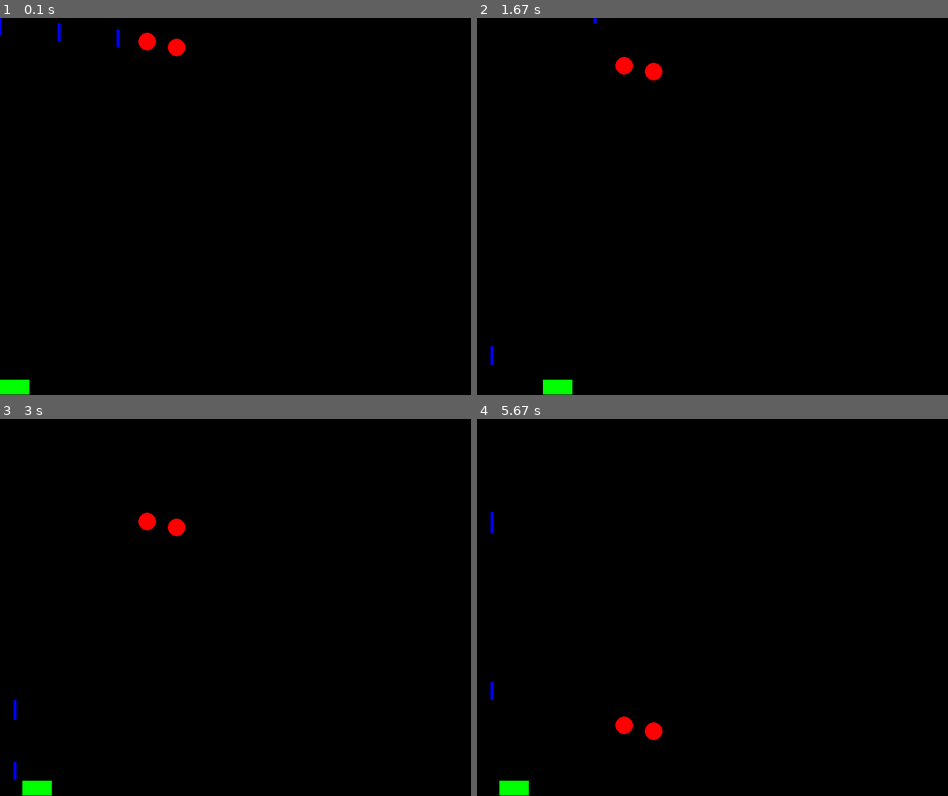
Above: before the commit, frames 1-4 (two rows, left to right).
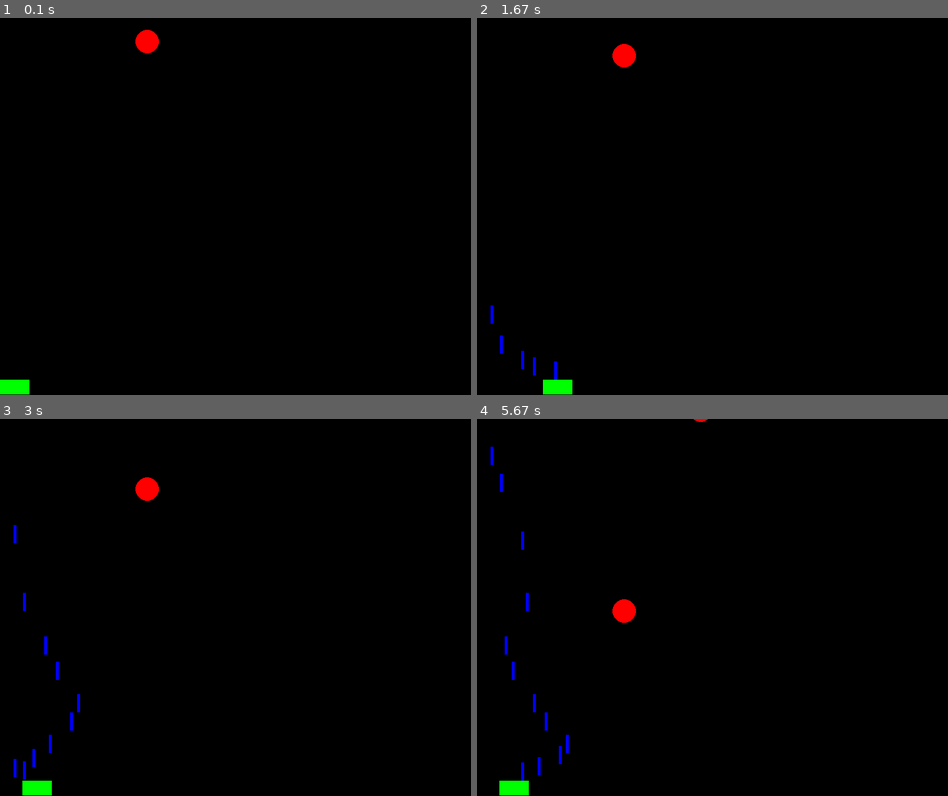
Above: after the commit, the same moments.

Repository: aligneddata/try-pygame
Game: pygame game, started from airdefense.py
Two runs of this game, one before a commit and one after it. Both use one fixed random seed, a clock stepped at 60 frames per second and the inputs below.
Inputs:
- Up to frame 1 (0.1 s): no input
- Up to frame 2 (1.67 s): tap Space at 0.33, 0.73, 1.03, 1.23, 1.53 s; hold Right 0.67-1.13 s; hold Right 1.17-1.63 s
- Up to frame 3 (3 s): hold Left 1.67-2.2 s; tap Space at 1.73, 2.03, 2.3, 2.6, 2.73 s; hold Left 2.23-2.63 s; hold Right from 2.67 s (still down)
- Up to frame 4 (5.67 s): tap Space at 3.03, 3.4, 3.7, 3.9, 4.2, 4.4, 4.7, 4.9, 5.2, 5.47 s; release Right at 3.3 s; hold Left 3.33-3.8 s; hold Right 3.83-4.3 s; hold Right 4.33-4.8 s; hold Left 4.83-5.37 s; hold Left from 5.4 s (still down)

The runs differ from the first frame. In frame 1, 0.3% of the frame differs, in the area x 0-40%, y 0-11%; in frame 2, 0.6%; in frame 3, 0.8%; in frame 4, 1.0%, in the area x 2-49%, y 0-96%.

Commit message:
GA as a working game

Diff:
--- a/airdefense.py
+++ b/airdefense.py
@@ -1,5 +1,12 @@
 import pygame
 import datetime
+import random
+
+
+def get_diff_in_seconds(dt1, dt2):
+    dt_delta = dt2 - dt1
+    return dt_delta.seconds + dt_delta.microseconds / 10**6
+
 
 class Global:
     screen_width = 800
@@ -7,76 +14,124 @@
 
 
 class Bomb:
-    radius = 15
+    radius = 20
     color = (255, 0, 0)
-    speed = 0.5  # number of pixels per 1000ms
+    speed = .3  # number of pixels per 1000ms
 
     def __init__(self, x, y):
         self.x = x
         self.y = y
         self.created_at = datetime.datetime.now()
+        self.annihilated = False
 
     def adjust_position(self):
         new_time = datetime.datetime.now()
-        time_diff = new_time - self.created_at
-        self.y += Bomb.speed * (time_diff.total_seconds() * 1000) / 1000
-
-    def draw(self, screen):
-        self.adjust_position()
-        pygame.draw.circle(screen, Bomb.color, (self.x, self.y), self.radius)
+        self.y += Bomb.speed * get_diff_in_seconds(self.created_at, new_time)
+        #print(f"Bomb position: {str(new_time)} x={self.x} y={self.y} an={self.annihilated}")
+
+    def in_screen(self):
+        if self.y - Bomb.radius > Global.screen_height:  # upper point is lower than the screen bottom
+            return False
+        if self.y + Bomb.radius < 0:  # bottom point is higher than the screen top
+            return False
+        return True
+
+    def draw(self, screen):
+        if self.in_screen() and not self.annihilated:
+            pygame.draw.circle(screen, Bomb.color, (self.x, self.y), self.radius)
+            self.adjust_position()
 
 
 class BombList:
+    bomb_creation_speed = .4  # number of new bombs per second
+
     def __init__(self):
         self.bombs = []
         bomb1 = Bomb(250, 40)
-        bomb2 = Bomb(300, 50)
         self.bombs.append(bomb1)
-        self.bombs.append(bomb2)
+        self.created_at = datetime.datetime.now()
 
     def draw(self, screen):
         for bomb in self.bombs:
             bomb.draw(screen)
+
+
+    def generate_bomb(self):
+        new_time = datetime.datetime.now()
+        expected_number = get_diff_in_seconds(self.created_at, new_time) * BombList.bomb_creation_speed
+        #print(f"Expected {expected_number} Actual {len(self.bombs)}")
+        for i in range(int(expected_number) - len(self.bombs)):
+            x = random.randint(Bomb.radius, Global.screen_width - Bomb.radius)
+            y = 1 + 0 - Bomb.radius
+            bomb = Bomb(x, y)
+            self.bombs.append(bomb)
+            print("Created a new bomb")
+
+    def test_if_game_over(self):
+        for bomb in self.bombs:
+            if not bomb.annihilated and bomb.y+Bomb.radius >= Global.screen_height:
+                #print("Game over!")
+                return True
 
 
 class Shell:
     length = 30
     width = 5
     color = (0, 0, 255)
-    speed = 1  # number of pixels per 1000ms
+    speed = 2.  # number of pixels per second
 
     def __init__(self, x, y):
         self.x = x
         self.y = y
+        self.y2 = self.y + Shell.length
         self.created_at = datetime.datetime.now()
+        self.annihilated = False
 
     def adjust_position(self):
         new_time = datetime.datetime.now()
-        time_diff = new_time - self.created_at
-        self.y -= Bomb.speed * (time_diff.total_seconds() * 1000) / 1000
-
-    def draw(self, screen):
-        self.adjust_position()
-        pygame.draw.line(screen,
-                         Shell.color,
-                         (self.x, self.y),
-                         (self.x, self.y+Shell.length),
-                         Shell.width)
+        self.y -= Shell.speed * get_diff_in_seconds(self.created_at, new_time)
+        self.y2 = self.y + Shell.length
+        #print(f"Shell position: {str(new_time)} x={self.x} y={self.y} y2={self.y2} an={self.annihilated}")
+
+    def in_screen(self):
+        if self.y > Global.screen_height:  # upper point is lower than the screen bottom
+            return False
+        if self.y2 < 0:  # bottom point is higher than the screen top
+            return False
+        return True
+
+    def draw(self, screen):
+        if self.in_screen() and not self.annihilated:
+            pygame.draw.line(screen,
+                            Shell.color,
+                            (self.x, self.y),
+                            (self.x, self.y2),
+                            Shell.width)
+            self.adjust_position()
+
 
 
 class ShellList:
     def __init__(self):
         self.shells = []
-        shell1 = Shell(0,0)
-        shell2 = Shell(100, 10)
-        shell3 = Shell(200, 20)
-        self.shells.append(shell1)
-        self.shells.append(shell2)
-        self.shells.append(shell3)
 
     def draw(self, screen):
         for shell in self.shells:
            shell.draw(screen)
+
+    # tell if this shell is currently hitting the bomb
+    # if the shell is not even in the range of the bomb, fail.
+    # if in the range of x, and the shell's head enters into the domain of bomb y range, success.
+    def test_if_hitting_target(self, bombList: BombList):
+        for shell_id in range(len(self.shells)):
+            for bomb_id in range(len(bombList.bombs)):
+                shell = self.shells[shell_id]
+                bomb = bombList.bombs[bomb_id]
+                if shell.in_screen() and not shell.annihilated and bomb.in_screen() and not bomb.annihilated:
+                    if shell.x >= (bomb.x - Bomb.radius) and shell.x <= (bomb.x + Bomb.radius) and shell.y >= (bomb.y - Bomb.radius) and shell.y <= (bomb.y + Bomb.radius):
+                        shell.annihilated = True
+                        bomb.annihilated = True
+                        print("Target hit!")
 
 
 class Cannon:
@@ -86,10 +141,23 @@
     step_size = 2
 
 
+class Text:
+    def __init__(self, message):
+        self.message = message
+
+    def draw(self, screen):
+        TEXT_COLOR = (255, 255, 255)
+        BACKGROUND_COLOR = (0, 0, 0)
+        font = pygame.font.SysFont(None, 48)
+        text = font.render(self.message, True, TEXT_COLOR)
+        screen.fill(BACKGROUND_COLOR)
+        screen.blit(text, (Global.screen_width/2 - 100, Global.screen_height/2))
+
+
 def main():
     pygame.init()
     screen = pygame.display.set_mode((Global.screen_width, Global.screen_height))
-    pygame.display.set_caption('Demo')
+    pygame.display.set_caption('Air Defense')
 
     cannon = pygame.Rect((0, Global.screen_height - Cannon.height - 1, Cannon.width, Cannon.height))
     shell_list = ShellList()
@@ -98,6 +166,10 @@
     game_over = False
     while not game_over:  # game loop
         screen.fill((0, 0, 0))
+
+
+        bomb_list.generate_bomb()
+        shell_list.test_if_hitting_target(bomb_list)
 
         pygame.draw.rect(screen, Cannon.color, cannon)
         shell_list.draw(screen)
@@ -109,15 +181,22 @@
             cannon.move_ip(-1*Cannon.step_size, 0)
         elif key[pygame.K_RIGHT] == True and cannon.right < Global.screen_width-1:
             cannon.move_ip(1*Cannon.step_size, 0)
-        # fire cannon
-        elif key[pygame.K_SPACE] == True:
-            shell = Shell(cannon.left + Cannon.width/2, cannon.top - Shell.length)
-            shell_list.shells.append(shell)
 
         # event processing
         for event in pygame.event.get():  # event handler
             if event.type == pygame.QUIT:
                 game_over = True
+            if event.type == pygame.KEYUP:
+                key = event.key
+                # fire cannon
+                if key == pygame.K_SPACE:
+                    print("Firing a shell")
+                    shell = Shell(cannon.left + Cannon.width/2, cannon.top - Shell.length)
+                    shell_list.shells.append(shell)
+
+        # is game over
+        if bomb_list.test_if_game_over():
+            Text("Game Over!").draw(screen)
 
         # refresh screen
         pygame.display.update()
